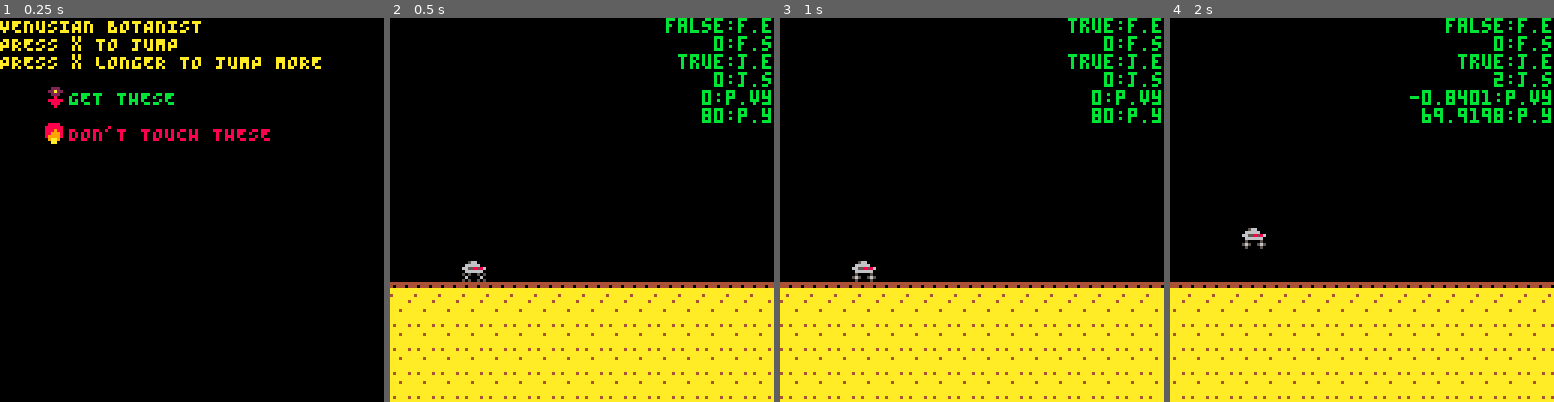
Above: before the commit, frames 1-4 (left to right).
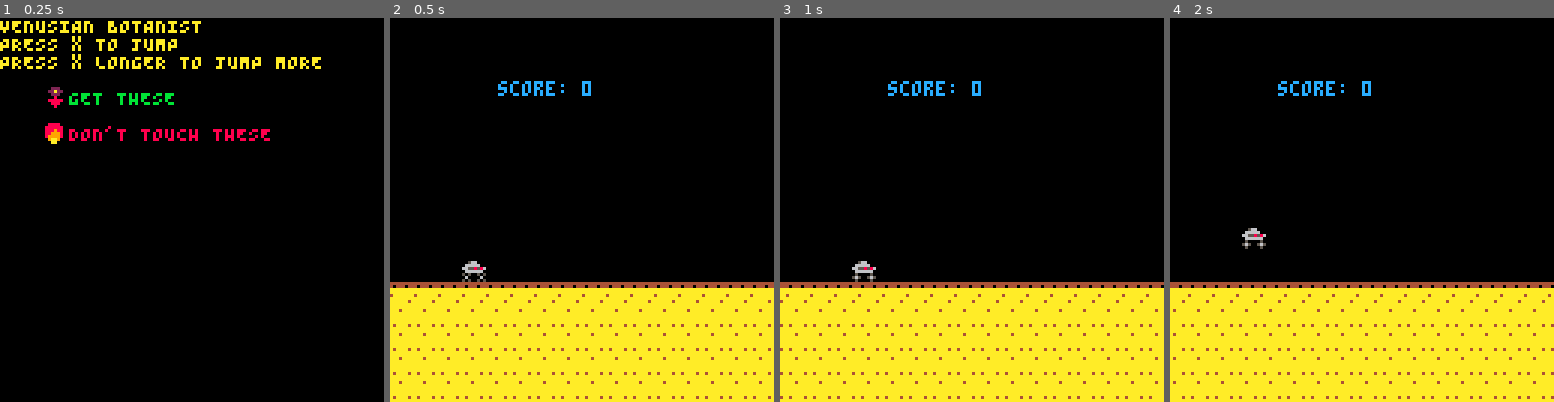
Above: after the commit, the same moments.

Repository: kitasuna/pico8-runner
Game: PICO-8 cartridge scroll.p8
The game is run twice, just before and just after one commit, with the same random seed, the same clock (stepped at 60 frames per second) and the same inputs.
Inputs:
- Up to frame 1 (0.25 s): no input
- Up to frame 2 (0.5 s): tap X (X key) at 0.33 s
- Up to frame 3 (1 s): tap O (Z key) at 0.7 s
- Up to frame 4 (2 s): tap X (X key) at 1.07, 1.85 s; hold Right from 1.6 s (still down); tap O (Z key) at 1.7 s

Frame 1 is identical in both runs. In frame 2, 2.1% of the frame differs, in the area x 28-100%, y 0-28%; in frame 3, 2.1%; in frame 4, 2.6%.

Commit message:
Add scoring back in

Diff:
--- a/player.lua
+++ b/player.lua
@@ -20,8 +20,8 @@
     -- if y > GROUND_Y then do all this stuff
     if(plr.y >= GROUND_Y and fastfall.state >= 1) then
       add(st_ability, { type = 'RESET_STATE', payload = 'fastfall' })
-      add(st_player, { type = 'POS_Y', payload = GROUND_Y })
-      add(st_player, { type = 'VEL_Y', payload = 0 })
+      add(st_game, { type = 'PLAYER_POS_Y', payload = GROUND_Y })
+      add(st_game, { type = 'PLAYER_VEL_Y', payload = 0 })
     end
 
     return plr
@@ -40,12 +40,12 @@
     local v0 = -4.2
 
     if(jump.state == 1) then
-      add(st_player, { type = 'VEL_Y', payload = v0})
+      add(st_game, { type = 'PLAYER_VEL_Y', payload = v0})
       add(st_ability, { type = 'NEXT_STATE', payload = 'jump' })
     elseif(jump.state >= 2 and plr.y >= GROUND_Y) then
       add(st_ability, { type = 'RESET_STATE', payload = 'jump' })
-      add(st_player, { type = 'POS_Y', payload = GROUND_Y })
-      add(st_player, { type = 'VEL_Y', payload = 0 })
+      add(st_game, { type = 'PLAYER_POS_Y', payload = GROUND_Y })
+      add(st_game, { type = 'PLAYER_VEL_Y', payload = 0 })
     else
       if(plr.vel_y >= 1.0) then
         addlG = 2.8
@@ -53,7 +53,7 @@
         addlG = 2.8
       end
 
-      add(st_player, { type = 'VEL_Y', payload = plr.vel_y + (G * addlG) })
+      add(st_game, { type = 'PLAYER_VEL_Y', payload = plr.vel_y + (G * addlG) })
     end
 
     return plr
@@ -66,16 +66,7 @@
   jump = jump
 }
 
--- TODO: Should be an event
-coll_kill_p = function () player.alive = false end
-inc_score = function () add(st_player, { type = 'INC_SCORE', payload = 1 }) end
 coll_void = function () end
-
-collisions = {
-  flower = inc_score,
-  fire = coll_kill_p,
-  comet = coll_kill_p
-}
 
 -- Btn -> Ability[]
 function get_by_key(key)
@@ -89,16 +80,20 @@
   , nil, abilities)
 end
 
-function proc_events_player()
+function player_does_things()
   for k, v in pairs(st_game) do
-      if(v.type == 'DEATH') then
-        drop_all(game_state.entities)
-        game_state.lock_input = 20
-        scrn.upd = upd_lose
-        scrn.drw = drw_lose
+    if(v.type == 'PLAYER_VEL_Y') then
+      player.vel_y = v.payload
+    end
+    if(v.type == 'PLAYER_POS_Y') then
+      player.y = v.payload
+    end
+    if(v.type == 'PLAYER_COLLISION') then
+      if(v.payload.sprite.type == 'flower') then
+        player.score += 1
       end
+    end
   end
-  st_game = {}
 end
 
 
--- a/scroll.p8
+++ b/scroll.p8
@@ -13,7 +13,6 @@
 
 -- Streams
 st_game = {}
-st_player = {}
 st_ability = {}
 st_collision = {}
 
@@ -48,7 +47,6 @@
     if(v.type == "PLAYER_COLLISION") then
       -- TODO handle game logic based on entity type
       del(game_state.entities, v.payload.sprite)
-      printh("CURR_ENTITIES: "..len(game_state.entities))
     end
     if(v.type == 'DEATH') then
       drop_all(game_state.entities)
@@ -199,10 +197,9 @@
 
   debugger_does_things()
   god_does_things()
+  player_does_things()
   proc_st_game() -- TODO: Maybe eventually this takes / returns game state... mad side-effects though
-  -- proc_st_collision()
   proc_st_ability()
-  proc_st_player()
 
   -- Reset message queue
   st_game = {}
@@ -232,10 +229,6 @@
     if(v.type == 'TOGGLE') then
       abilities[v.payload].enabled = not abilities[v.payload].enabled
     end
-    if(v.type == 'EXEC') then
-      -- add(st_player, { type = 'EXEC', payload = abilities[v.payload] })
-      -- update collision here
-    end
     if(v.type == 'NEXT_STATE') then
       abilities[v.payload].state += 1
     end
@@ -246,27 +239,6 @@
   end
   st_ability = {}
   return abilities
-end
-
--- Accesses: st_player, player
--- Processes st_player queue
--- Updates player velocity
--- Updates player position
-function proc_st_player()
-  for k, v in pairs(st_player) do
-    if(v.type == 'VEL_Y') then
-      -- maybe need something here?
-      player.vel_y = v.payload
-    end
-    if(v.type == 'POS_Y') then
-      -- maybe need something here?
-      player.y = v.payload
-    end
-    if(v.type == 'INC_SCORE') then
-      player.score += v.payload
-    end
-  end
-  st_player = {}
 end
 
 function drw_game()
@@ -290,7 +262,7 @@
     --print("gcd: "..global_cooldown, 36, 6, 11)
 
     -- Game state (score, level, etc)
-    -- print("score: "..player.score, 36, 21, CLR_BLU)
+    print("score: "..player.score, 36, 21, CLR_BLU)
     -- print("l: "..game_state.current_level.num.." g:"..game_state.current_level.goal, 0, 21, CLR_GRN)
     -- print("jumpst: "..jump.state, 0, 28, CLR_GRN)
     -- print("m:km "..game_state.distance.meters..":"..game_state.distance.kilometers, 44, 6, CLR_GRN)
@@ -298,12 +270,12 @@
     -- Abilities
     local nexty = 0
     local ab_msgs = {
-      tostr(abilities.fastfall.enabled)..":f.e",
-      tostr(abilities.fastfall.state)..":f.s",
-      tostr(abilities.jump.enabled)..":j.e",
-      tostr(abilities.jump.state)..":j.s",
-      tostr(player.vel_y)..":p.vy",
-      tostr(player.y)..":p.y",
+      -- tostr(abilities.fastfall.enabled)..":f.e",
+      -- tostr(abilities.fastfall.state)..":f.s",
+      -- tostr(abilities.jump.enabled)..":j.e",
+      -- tostr(abilities.jump.state)..":j.s",
+      -- tostr(player.vel_y)..":p.vy",
+      -- tostr(player.y)..":p.y",
     }
     foreach(ab_msgs, function(s)
       print_rj(s, nexty, CLR_GRN)
@@ -345,8 +317,6 @@
       and playerS.y + playerS.h > s1.y
       and playerS.y < s1.y + s1.h
       ) then
-      -- del(ss, s1)
-      -- collisions[s1.type]()
       add(st_game, { type = 'PLAYER_COLLISION', payload = { player = player, sprite = s1 } })
     end
   end
